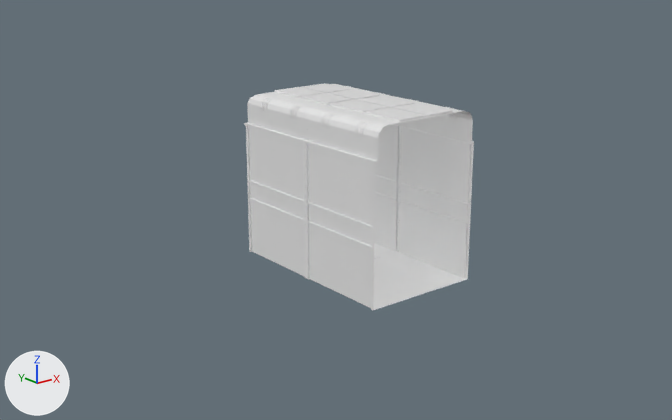
What one commit did to the Blender file BlenderSource/MonitorCorridor.blend.
Rendered twice from a camera (50 mm lens) standing at (-36.8, -49.6, 21.7) and looking at (3.6, 0.9, 1.5). The lights are fixed; the arrows at lower left show +X, +Y and +Z.
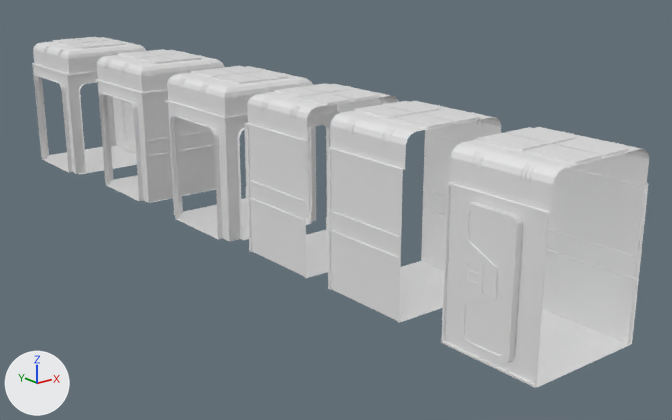
The change, as a list of edits to the scene's bpy script:
```text
Change me_cube:
    used by ob_cube; location = (0.0, 0.0, 0.0)
    remove me_cube.from_pydata(...)  # 926 vertices, 734 faces; spans x -3.93..3.93, y -11.93..1.37, z 0.0..10.98
    add me_cube.from_pydata(...)  # 4611 vertices, 3466 faces; spans x -5.08..3.93, y -23.96..35.71, z 0.0..10.98
    me_cube part 1: the loose piece of 346 vertices spanning x -3.93..3.93, y -11.93..-5.47, z 0.0..10.98 is rebuilt with 346 vertices and now spans x -3.93..3.93, y -14.17..-7.7, z 0.0..10.98
    me_cube part 2: a new loose piece of 967 vertices spanning x -5.08..3.07, y 27.12..35.71, z 0.0..10.98, in mat_material (white #e7e7e7)
    me_cube part 3: a new loose piece of 923 vertices spanning x -4.32..3.77, y 3.15..11.75, z 0.0..10.98, in mat_material (white #e7e7e7)
    me_cube part 4: a new loose piece of 847 vertices spanning x -4.32..3.77, y 15.31..23.7, z 0.0..10.98, in mat_material (white #e7e7e7)
    me_cube part 5: a new loose piece of 372 vertices spanning x -3.93..3.93, y -23.96..-17.49, z 0.0..10.98, in mat_material (white #e7e7e7)
    me_cube part 6: a new loose piece of 288 vertices spanning x -4.25..-3.81, y -22.45..-19.01, z 0.66..8.33, in mat_material (white #e7e7e7)
    me_cube part 7: a new loose piece of 288 vertices spanning x 2.8..3.24, y 29.68..33.11, z 0.66..8.33, in mat_material (white #e7e7e7)
```

Pixel boxes (x1, y1, x2, y2) of what changed, in the pictures (672 x 420 px):
'Cube', reshaped (168% wider, 54% taller): before (244, 83, 474, 310); after (32, 37, 649, 388)
part 1 of me_cube, rebuilt: before (305, 96, 474, 310); after (328, 101, 501, 323)
part 2 of me_cube, added: after (32, 37, 146, 175)
part 3 of me_cube, added: after (165, 66, 316, 242)
part 4 of me_cube, added: after (95, 49, 224, 203)
part 5 of me_cube, added: after (441, 127, 649, 388)
part 6 of me_cube, added: after (458, 202, 523, 364)
part 7 of me_cube, added: after (122, 100, 136, 147)
